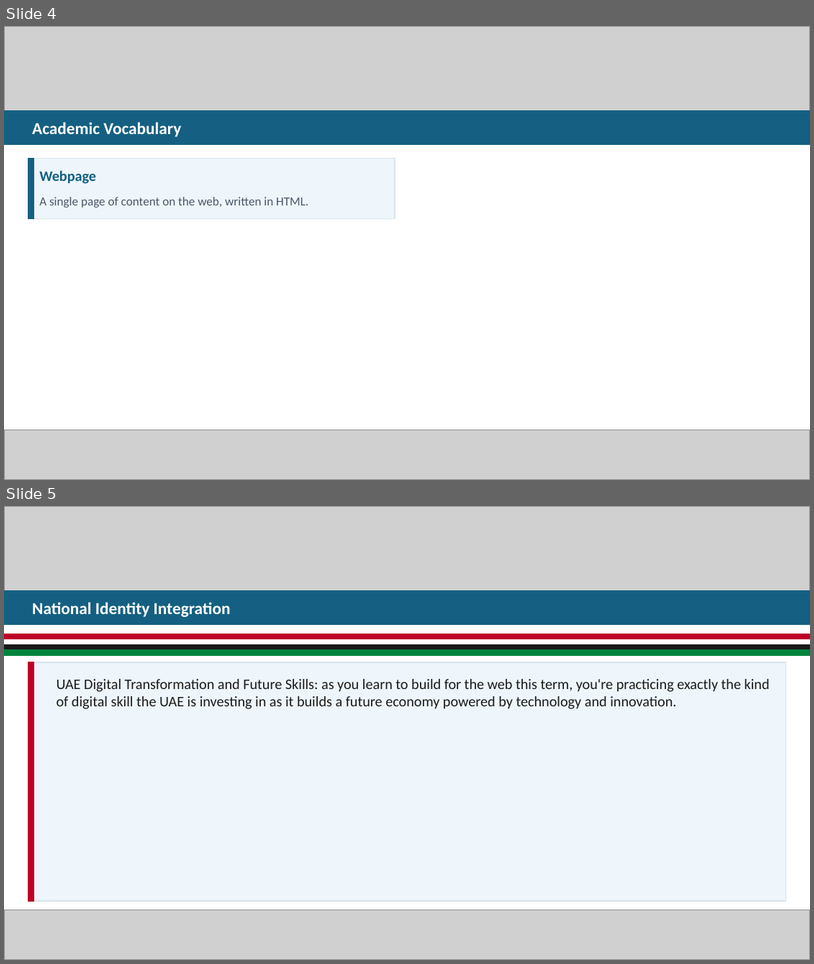
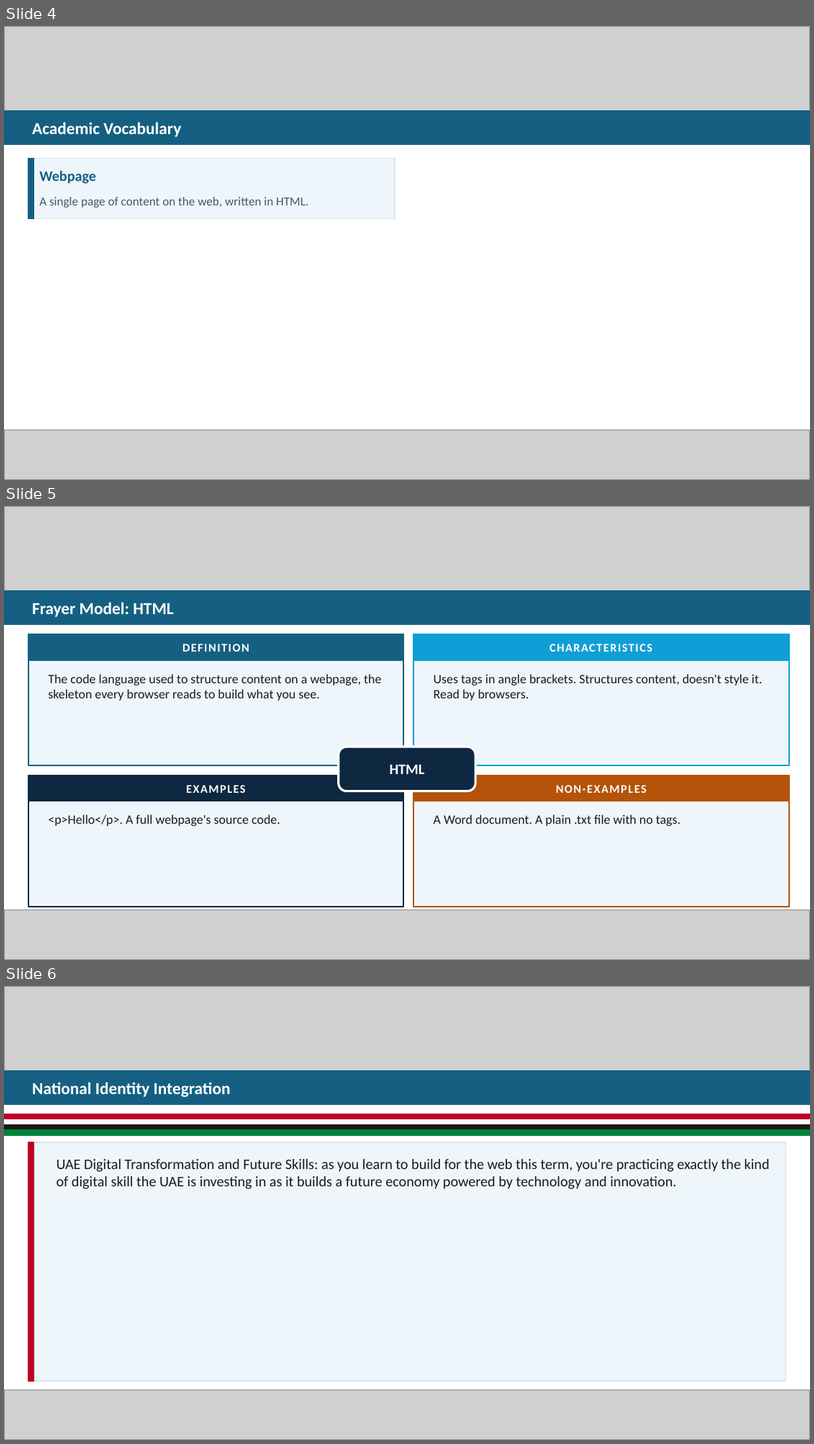
Before and after one commit to Arwa-Abboud/design1-term1-html-unit, a slide deck: resources/week-01/W1L3 - What Is HTML.pptx. Shown one above the other, each under a label of ours: slides 4 and 5 before the commit, slides 4, 5 and 6 after it. The pictures are 814x964 and 814x1444 pixels, drawn with LibreOffice and Linux fonts; fonts in the diff are those of the drawing; grey boxes stand for pictures. Boxes give left, top, right and bottom in pixels: in the first picture for what was removed or moved away, otherwise in the second. Text is boxed around its words. In the diff, an @@ line names an element or a change of style, - is before the commit and + after.

```diff
--- a/resources/week-01/W1L3 - What Is HTML.pptx
+++ b/resources/week-01/W1L3 - What Is HTML.pptx
@@ slide 5 added at (x1=4, y1=506, x2=810, y2=960), background #FFFFFF @@
@@ picture added at (x1=4, y1=506, x2=810, y2=591) @@
@@ rectangle added at (x1=4, y1=591, x2=810, y2=625), fill #156082, outline #156082 1 pt @@
@@ text added at (x1=32, y1=602, x2=173, y2=617), 15 pt, text #FFFFFF, bold @@
+Frayer Model: HTML
@@ rectangle added at (x1=28, y1=634, x2=404, y2=766), fill #EEF6FB, outline #156082 1.25 pt @@
@@ rectangle added at (x1=28, y1=634, x2=404, y2=660), fill #156082, outline #156082 1 pt @@
@@ rectangle added at (x1=414, y1=634, x2=790, y2=766), fill #EEF6FB, outline #0F9ED5 1.25 pt @@
@@ rectangle added at (x1=414, y1=634, x2=790, y2=660), fill #0F9ED5, outline #0F9ED5 1 pt @@
@@ text added at (x1=183, y1=644, x2=250, y2=651), 10.5 pt, text #FFFFFF, bold @@
+DEFINITION
@@ text added at (x1=550, y1=644, x2=653, y2=651), 10.5 pt, text #FFFFFF, bold @@
+CHARACTERISTICS
@@ text added at (x1=48, y1=674, x2=381, y2=700), 11.5 pt, text #1A1A1A @@
+The code language used to structure content on a webpage, the skeleton every browser reads to build what you see.
@@ text added at (x1=434, y1=674, x2=763, y2=700), 11.5 pt, text #1A1A1A @@
+Uses tags in angle brackets. Structures content, doesn't style it. Read by browsers.
@@ rounded rectangle added at (x1=339, y1=746, x2=476, y2=790), fill #0E2841, outline #FFFFFF 2 pt @@
@@ text added at (x1=390, y1=764, x2=425, y2=774), 13 pt, text #FFFFFF, bold @@
+HTML
@@ rectangle added at (x1=28, y1=775, x2=404, y2=907), fill #EEF6FB, outline #0E2841 1.25 pt @@
@@ rectangle added at (x1=28, y1=775, x2=404, y2=801), fill #0E2841, outline #0E2841 1 pt @@
@@ text added at (x1=186, y1=785, x2=246, y2=793), 10.5 pt, text #FFFFFF, bold @@
+EXAMPLES
@@ rectangle added at (x1=414, y1=775, x2=790, y2=907), fill #EEF6FB, outline #B45309 1.25 pt @@
@@ rectangle added at (x1=414, y1=775, x2=790, y2=801), fill #B45309, outline #B45309 1 pt @@
@@ text added at (x1=556, y1=785, x2=647, y2=793), 10.5 pt, text #FFFFFF, bold @@
+NON-EXAMPLES
@@ text added at (x1=48, y1=814, x2=280, y2=826), 11.5 pt, text #1A1A1A @@
+<p>Hello</p>. A full webpage's source code.
@@ text added at (x1=434, y1=814, x2=681, y2=826), 11.5 pt, text #1A1A1A @@
+A Word document. A plain .txt file with no tags.
@@ picture added at (x1=4, y1=909, x2=810, y2=959) @@
@@ what was slide 5 is now slide 6 @@
```
Also in this commit, not shown: 1 slide changed, 1 other file.
